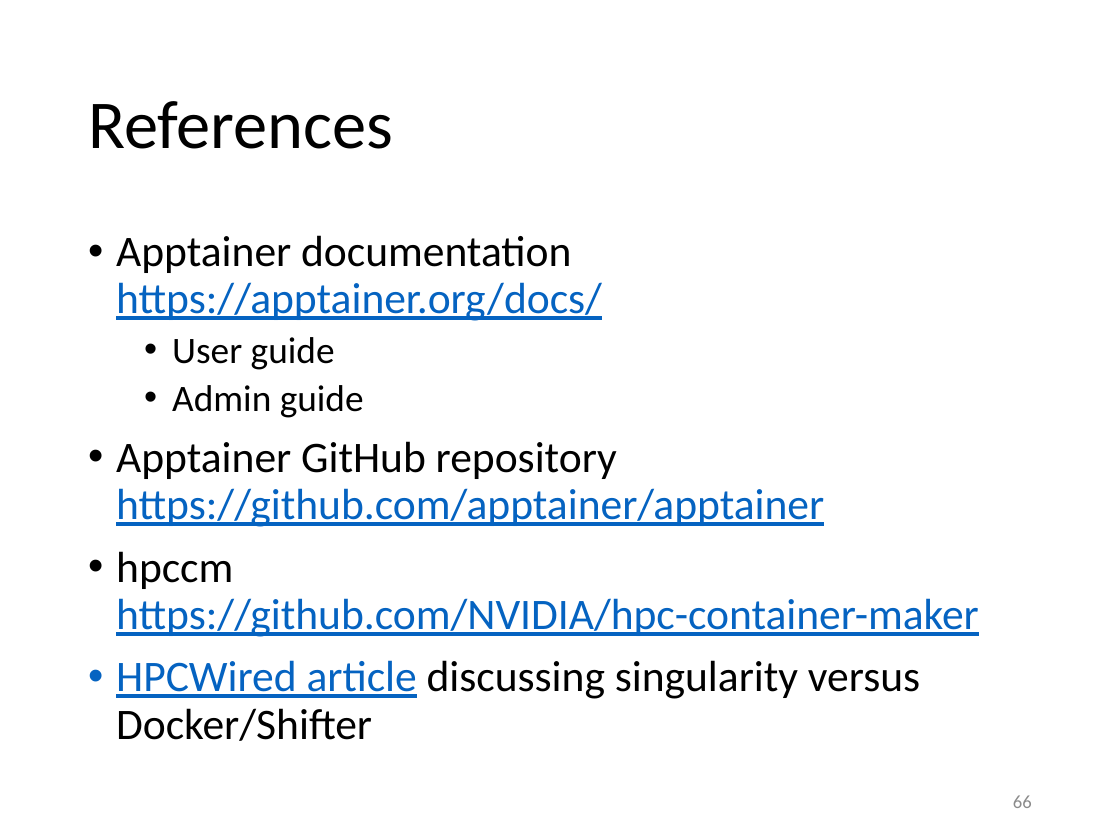
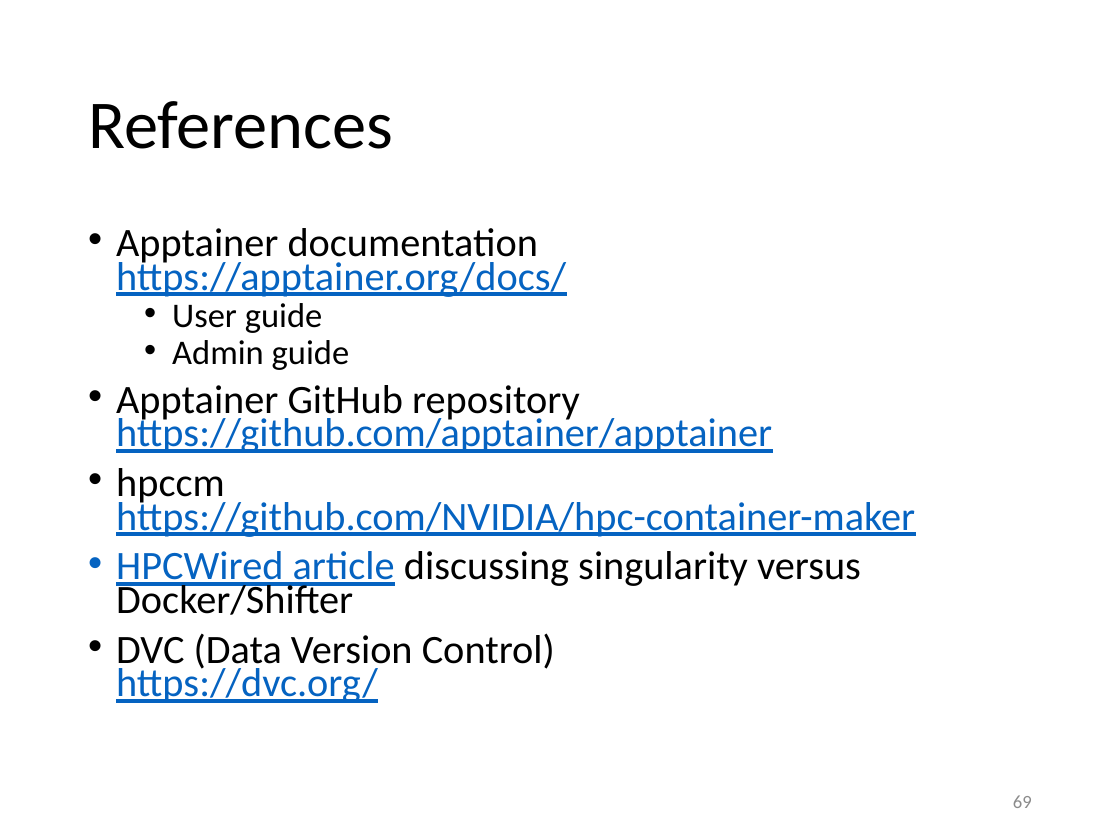
Before and after one commit to gjbex/Containers-for-HPC, a slide deck: slide 69 of containers_for_hpc.pptx (slide 66 before the commit). Drawn at 1120x840 pixels with LibreOffice and Linux fonts; fonts in the diff are those of the drawing. Boxes give left, top, right and bottom in pixels: in the first picture for what was removed or moved away, otherwise in the second. Text is boxed around its words. In the diff, an @@ line names an element or a change of style, - is before the commit and + after.

```diff
--- a/containers_for_hpc.pptx
+++ b/containers_for_hpc.pptx
@@ text at bbox=[116, 228, 915, 615]: size 28 to 25.9 pt in "Apptainer documentation https://apptainer.org/docs/", "Apptainer GitHub repository https://github.com/apptainer/app ...", "hpccm https://github.com/NVIDIA/hpc-container-maker", "HPCWired article discussing singularity versus Docker/Shifte ..."; size 24 to 22.2 pt in "User guide", "Admin guide"; line spacing 0.9 to 0.7 @@
@@ text at bbox=[116, 633, 555, 703]: paragraph added @@
+• DVC (Data Version Control)
+  https://dvc.org/
@@ page number at bbox=[1013, 795, 1032, 808]: text changed @@
-66
+69
```
Also in this commit, not shown: 3 slides added.
